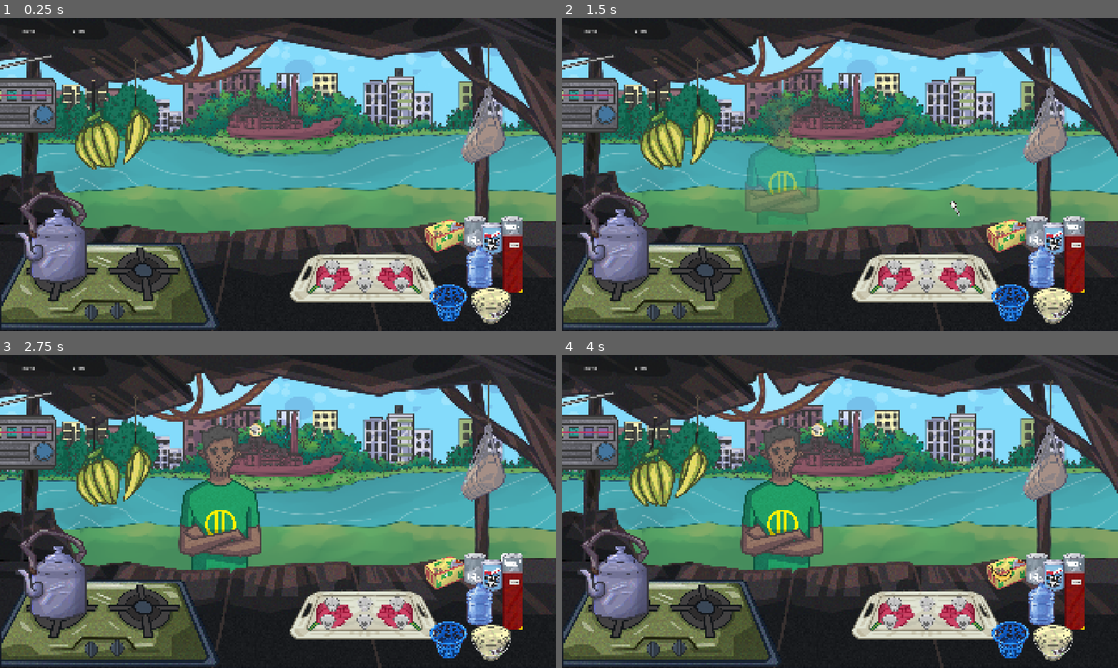
Above: before the commit, frames 1-4 (two rows, left to right).
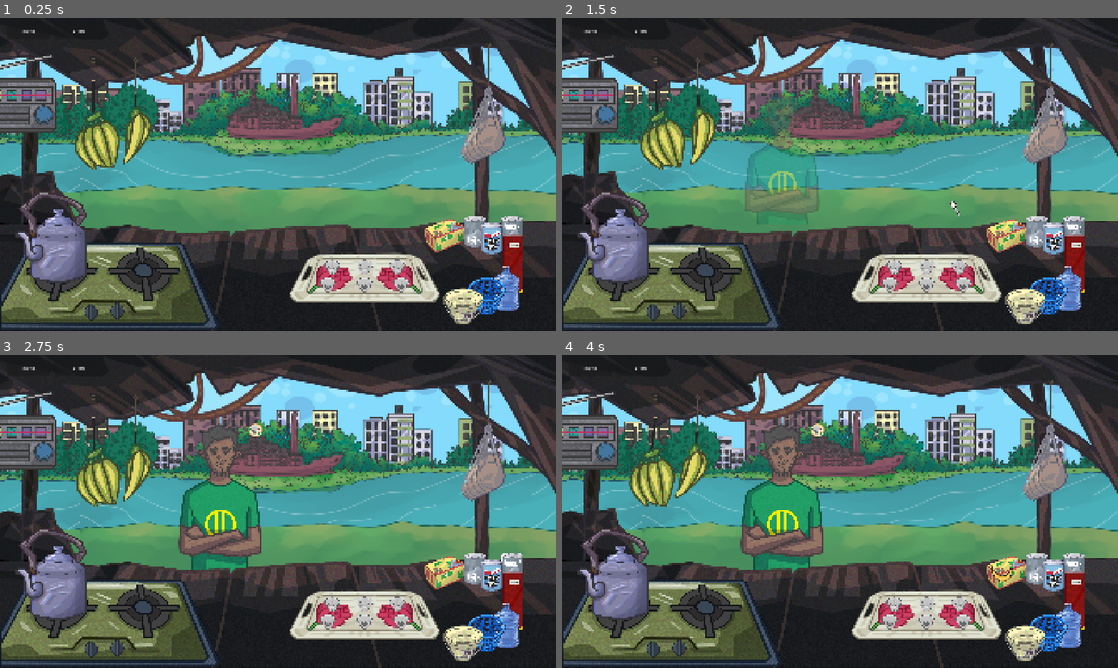
Above: after the commit, the same moments.

Repository: abhikhasnain1/Tong-Manager
Game: Godot game, scene res://scenes/app/Main.tscn
The game is run twice, just before and just after one commit, with the same random seed, the same clock (stepped at 60 frames per second) and the same inputs. Sound files missing from this copy of the repository are replaced by a short silence.
Inputs (mouse positions are in pixels of both pictures, inside the frame that each line leads up to):
- Up to frame 1 (0.25 s): no input
- Up to frame 2 (1.5 s): tap Enter at 0.5 s; drag from (1001, 237) to (662, 124) at 0.52 s; tap Space (pour) at 1.25 s; drag from (1040, 230) to (784, 158) at 1.27 s
- Up to frame 3 (2.75 s): move the mouse to (505, 567) at 2.02 s; hold Right from 2.03 s (still down); tap Q (quick_wash) at 2.1 s; click (505, 567) at 2.17 s
- Up to frame 4 (4 s): release Right at 2.75 s; drag from (1056, 577) to (784, 570) at 2.77 s; drag from (656, 461) to (1001, 574) at 3.52 s

The runs differ from the first frame. In frame 1, 2.3% of the frame differs, in the area x 77-94%, y 71-98%; in frame 2, 2.3%; in frame 3, 2.3%; in frame 4, 2.3%.

Commit message:
Group demo utilities beneath the khata

Diff:
--- a/tong-manager/scripts/development/friend_demo.gd
+++ b/tong-manager/scripts/development/friend_demo.gd
@@ -25,23 +25,39 @@
 	hover_feedback.name = "DemoHoverFeedback"
 	add_child(hover_feedback)
 	hover_feedback.configure(self)
+	for zone in bucket.get_drop_targets():
+		zone.pointer_gate = _utility_pointer_allowed.bind(bucket)
+	var waste := $WorldRoot/DropZoneRoot/DiscardArea as DiscardDropZone
+	waste.pointer_gate = _utility_pointer_allowed.bind(waste)
+
+
+func _input(event: InputEvent) -> void:
+	if not event is InputEventMouseButton or not event.pressed or event.button_index != MOUSE_BUTTON_LEFT: return
+	var interaction := $InteractionController as InteractionController
+	if hover_feedback == null or not interaction.can_start_world_action(): return
+	# The basket accepts held vessels, but a bare click on its visible body
+	# must not pick up the water bottle behind it through physics picking.
+	if hover_feedback.get_utility_at(event.position) == $WorldRoot/DropZoneRoot/DiscardArea:
+		get_viewport().set_input_as_handled()
 
 
 func _layout_utilities() -> void:
 	var water := $WorldRoot/ToolLayer/WaterDrum as Node2D
-	water.position = Vector2(1655, 853)
+	# Upright silhouettes form a shallow fan beneath the notebook. Keep the
+	# hover pop inside the 16:10 crop, with separate physical tabletop bases.
+	water.position = Vector2(1748, 932)
 	water.scale = Vector2.ONE * 1.2
 	_set_utility_layer(water, 80)
 	_fit_art(water.get_node("Icon"), WATER_ART, 138.0)
 	var waste := $WorldRoot/DropZoneRoot/DiscardArea as Node2D
-	waste.position = Vector2(1548, 982)
-	_set_utility_layer(waste, 82)
+	waste.position = Vector2(1680, 959)
+	_set_utility_layer(waste, 81)
 	_fit_art(waste.get_node("Basket"), BASKET_ART, 140.0)
 	var washing := $WorldRoot/ToolLayer/BucketStation as Node2D
-	washing.position = Vector2(1696, 992)
+	washing.position = Vector2(1600, 995)
 	_set_utility_layer(washing, 82)
-	$WorldRoot/DropZoneRoot/BucketDropZoneAnchor.position = Vector2(1696, 967)
-	$WorldRoot/StatusBadgeAnchors/BucketStatus.position = Vector2(1696, 917)
+	$WorldRoot/DropZoneRoot/BucketDropZoneAnchor.position = Vector2(1600, 970)
+	$WorldRoot/StatusBadgeAnchors/BucketStatus.position = Vector2(1600, 920)
 	var notebook := $WorldRoot/ToolLayer/KhataStation as Node2D
 	notebook.position = Vector2(1770, 850)
 	_set_utility_layer(notebook, 80)
@@ -52,6 +68,12 @@
 	shape.size = Vector2(75, 208)
 	(hotspot.get_node("CollisionShape2D") as CollisionShape2D).shape = shape
 	(hotspot.get_node("InteractionAnchor") as Node2D).position = Vector2(-25, 0)
+
+
+func _utility_pointer_allowed(_payload: HeldItemPayload, point: Vector2, utility: Node2D) -> bool:
+	# A full bucket must reject the cup rather than emptying it into the basket
+	# behind it. Use the same visible silhouettes and resting layers as hover.
+	return hover_feedback.get_utility_at(point) == utility
 
 
 func _set_utility_layer(item: Node2D, layer: int) -> void:
@@ -78,4 +100,5 @@
 	for index in 24:
 		var angle := TAU * index / 24.0
 		footprint.append(Vector2(0, 98) + Vector2(cos(angle), sin(angle)) * Vector2(33, 6))
-	assert(table_surface.register_item(notebook, [footprint]), "Notebook base must fit clear tabletop")
+	var registered := table_surface.register_item(notebook, [footprint])
+	assert(registered, "Notebook base must fit clear tabletop")
--- a/tong-manager/scripts/gameplay/interactions/demo_hover_feedback.gd
+++ b/tong-manager/scripts/gameplay/interactions/demo_hover_feedback.gd
@@ -52,6 +52,16 @@
 func get_hovered_owner() -> Node2D:
 	var owner_node: Variant = _hovered.get_ref() if _hovered != null else null
 	return owner_node as Node2D if _live(owner_node) else null
+
+
+func get_utility_at(pointer: Vector2) -> Node2D:
+	var selected: Dictionary = {}
+	for entry in _entries:
+		var owner_node: Variant = (entry.owner as WeakRef).get_ref()
+		if not bool(entry.utility) or not _eligible(entry, owner_node, null): continue
+		if not _contains(entry, pointer): continue
+		if selected.is_empty() or _in_front(entry, selected): selected = entry
+	return null if selected.is_empty() else (selected.owner as WeakRef).get_ref() as Node2D
 
 
 func _process(delta: float) -> void:
--- a/tong-manager/scripts/gameplay/interactions/drop_zone.gd
+++ b/tong-manager/scripts/gameplay/interactions/drop_zone.gd
@@ -10,7 +10,19 @@
 @export var accepted_categories: Array[StringName] = []
 @export_range(0.0, 2048.0, 1.0, "or_greater") var snap_radius: float = 64.0
 
+# Optional presentation filter: (payload, viewport_position) -> bool. It only
+# resolves visible pointer ownership; eligibility remains in accepts().
+var pointer_gate := Callable()
+
 @onready var debug_preview: Sprite2D = $DebugPreview
+
+
+func allows_pointer(payload: HeldItemPayload, viewport_position: Vector2) -> bool:
+	if pointer_gate.is_null(): return true
+	if not pointer_gate.is_valid(): return false
+	var allowed: Variant = pointer_gate.call(payload, viewport_position)
+	return allowed is bool and allowed
+
 
 func is_relevant_to(_payload: HeldItemPayload) -> bool:
 	return true
--- a/tong-manager/scripts/gameplay/interactions/interaction_controller.gd
+++ b/tong-manager/scripts/gameplay/interactions/interaction_controller.gd
@@ -758,6 +758,8 @@
 	var best_invalid: DropZone
 	var best_invalid_distance := INF
 	var cup_placement: DropZone
+	var owner_ref: WeakRef = weakref(self)
+	var selection_payload := current_payload
 
 	for zone in _get_available_drop_zones():
 		if not is_instance_valid(zone) or not zone.is_inside_tree() or zone.is_queued_for_deletion():
@@ -765,6 +767,11 @@
 		if not can_address_drop_zone(current_payload, zone):
 			continue
 		if not zone.is_relevant_to(current_payload):
+			continue
+		var pointer_allowed := zone.allows_pointer(selection_payload, viewport_position)
+		if owner_ref.get_ref() == null or not is_inside_tree() or current_payload != selection_payload:
+			return
+		if not pointer_allowed or not is_instance_valid(zone) or not zone.is_inside_tree() or zone.is_queued_for_deletion():
 			continue
 		# Returning cups can be parked in Use, but a deliberate station drop
 		# (including a full bucket) takes precedence over surface placement.
--- a/tong-manager/tests/friend_demo_test.gd
+++ b/tong-manager/tests/friend_demo_test.gd
@@ -118,6 +118,22 @@
 func native_direct_gestures() -> void:
 	if DisplayServer.get_name() == "headless": return
 	await setup()
+	var basket: DiscardDropZone = screen.get_node("WorldRoot/DropZoneRoot/DiscardArea")
+	var bottle_shape: CollisionPolygon2D = screen.get_node("WorldRoot/ToolLayer/WaterDrum/CollisionPolygon2D")
+	var overlap := Vector2.INF
+	for y in range(930, 986, 2):
+		for x in range(1704, 1724, 2):
+			var candidate: Vector2 = screen.world_root.get_global_transform_with_canvas() * Vector2(x, y)
+			if screen.hover_feedback.get_utility_at(candidate) == basket and Geometry2D.is_point_in_polygon(
+				bottle_shape.get_global_transform_with_canvas().affine_inverse() * candidate, bottle_shape.polygon):
+				overlap = candidate
+				break
+		if overlap.is_finite(): break
+	check(overlap.is_finite(), "Visible basket overlaps the bottle's physical input area")
+	if overlap.is_finite():
+		await mouse(overlap, true)
+		check(not controller.is_dragging() and not controller.has_active_action(), "Bare click on visible basket cannot pick the bottle behind it")
+		await mouse(overlap, false)
 	var cup: Cup = screen.get_cups()[0]
 	var origin := cup.get_global_transform_with_canvas().origin
 	await mouse_button(origin, true, MOUSE_BUTTON_RIGHT)
@@ -165,6 +181,42 @@
 	check(modal.cover.is_visible_in_tree(), "Notebook returns to its actual grouped cover position")
 
 
+func overlapping_utilities() -> void:
+	await fixture()
+	var cups: Array[Cup] = screen.get_cups().slice(0, 2)
+	var overlap: Vector2 = screen.world_root.get_global_transform_with_canvas() * Vector2(1650, 977)
+	var waste: DiscardDropZone = screen.get_node("WorldRoot/DropZoneRoot/DiscardArea")
+	var waste_scale := waste.get_global_transform_with_canvas().get_scale()
+	check(bucket.contains_pointer(overlap) and overlap.distance_to(waste.get_global_transform_with_canvas().origin)
+		< waste.snap_radius * maxf(absf(waste_scale.x), absf(waste_scale.y)), "Fan fixture exercises both overlapping utility drop regions")
+	fill(cups[0])
+	await take_cup(cups[0])
+	await move_pointer(overlap)
+	controller.update_drag(overlap)
+	check(controller.hovered_drop_zone is BucketDropZone, "Visible bucket wins over the hidden discard region for a filled cup")
+	if DisplayServer.get_name() == "headless": controller.release_drop(overlap)
+	else: await mouse(overlap, false)
+	check(cups[0].has_contents() and cups[0].get_node("PlacementHandle").surface.is_registered(cups[0]),
+		"Rejected filled cup returns intact instead of emptying into the basket behind")
+	bucket.config.capacity = 1
+	check(cups[0].mark_served() and cups[0].finish_consumption(), "Overlap fixture consumes the first cup normally")
+	await take_cup(cups[0])
+	check(await drop_bucket(), "Overlap fixture fills the bucket to its configured capacity")
+	fill(cups[1])
+	check(cups[1].mark_served() and cups[1].finish_consumption(), "Overlap fixture consumes the second cup normally")
+	await take_cup(cups[1])
+	var payload := controller.current_payload
+	await move_pointer(overlap)
+	controller.update_drag(overlap)
+	check(controller.hovered_drop_zone is BucketDropZone and not bucket.can_receive(payload).is_valid,
+		"Full visible bucket stays selected instead of falling through to discard")
+	if DisplayServer.get_name() == "headless": controller.release_drop(overlap)
+	else: await mouse(overlap, false)
+	check(not bool(payload.metadata.get("discard_committed", false)) and not bucket.has_cup(cups[1])
+		and cups[1].get_node("PlacementHandle").surface.is_registered(cups[1]),
+		"Full bucket rejection preserves the same dirty cup on its original surface")
+
+
 func run() -> void:
 	if DisplayServer.get_name() == "headless": root.size = Vector2i(1920, 1080)
 	var args := OS.get_cmdline_user_args()
@@ -173,6 +225,7 @@
 	await frames()
 	await presentation_check()
 	await native_direct_gestures()
+	await overlapping_utilities()
 	await three_cup_batch()
 	await seven_reuse_cycles()
 	if is_instance_valid(screen): screen.queue_free()
